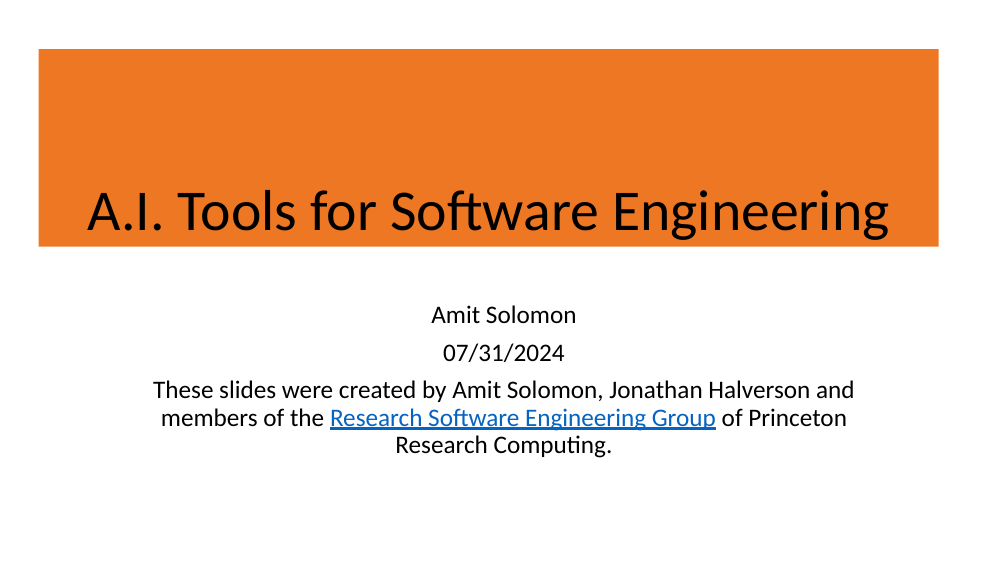
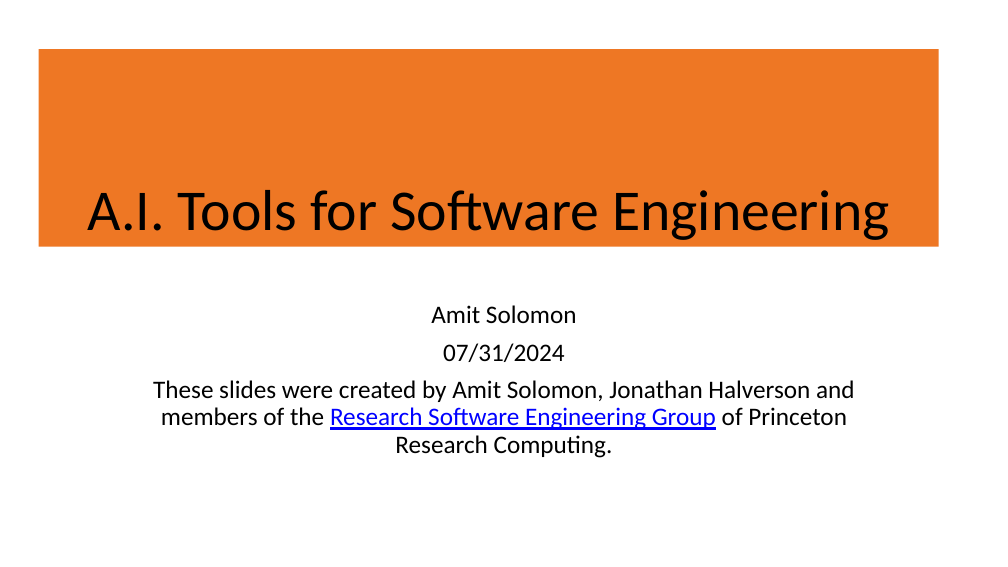
Before and after one commit to PrincetonUniversity/ai_tools_for_software_engineering, a slide deck: slide 1 of AI_tools.pptx. Drawn at 1008x567 pixels with LibreOffice and Linux fonts; fonts in the diff are those of the drawing; background and template pictures are left out. Boxes give left, top, right and bottom in pixels: in the first picture for what was removed or moved away, otherwise in the second. Text is boxed around its words. In the diff, an @@ line names an element or a change of style, - is before the commit and + after.

```diff
--- a/AI_tools.pptx
+++ b/AI_tools.pptx
@@ subtitle at (x1=153, y1=380, x2=855, y2=458): text colour #0563C1 to #0000FF in "Research Software Engineering Group" @@
```
Also in this commit, not shown: 27 other slides changed.
